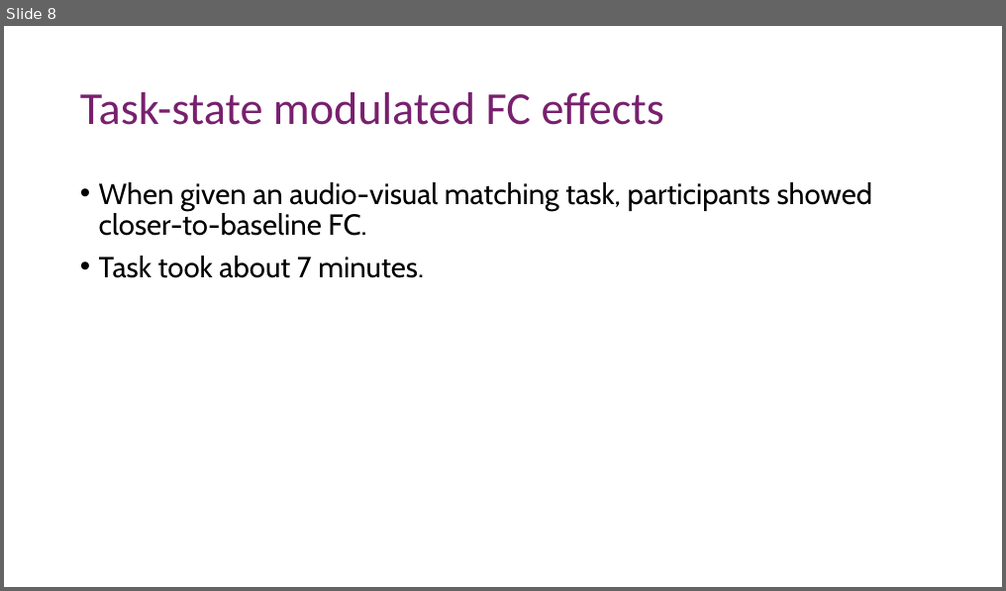
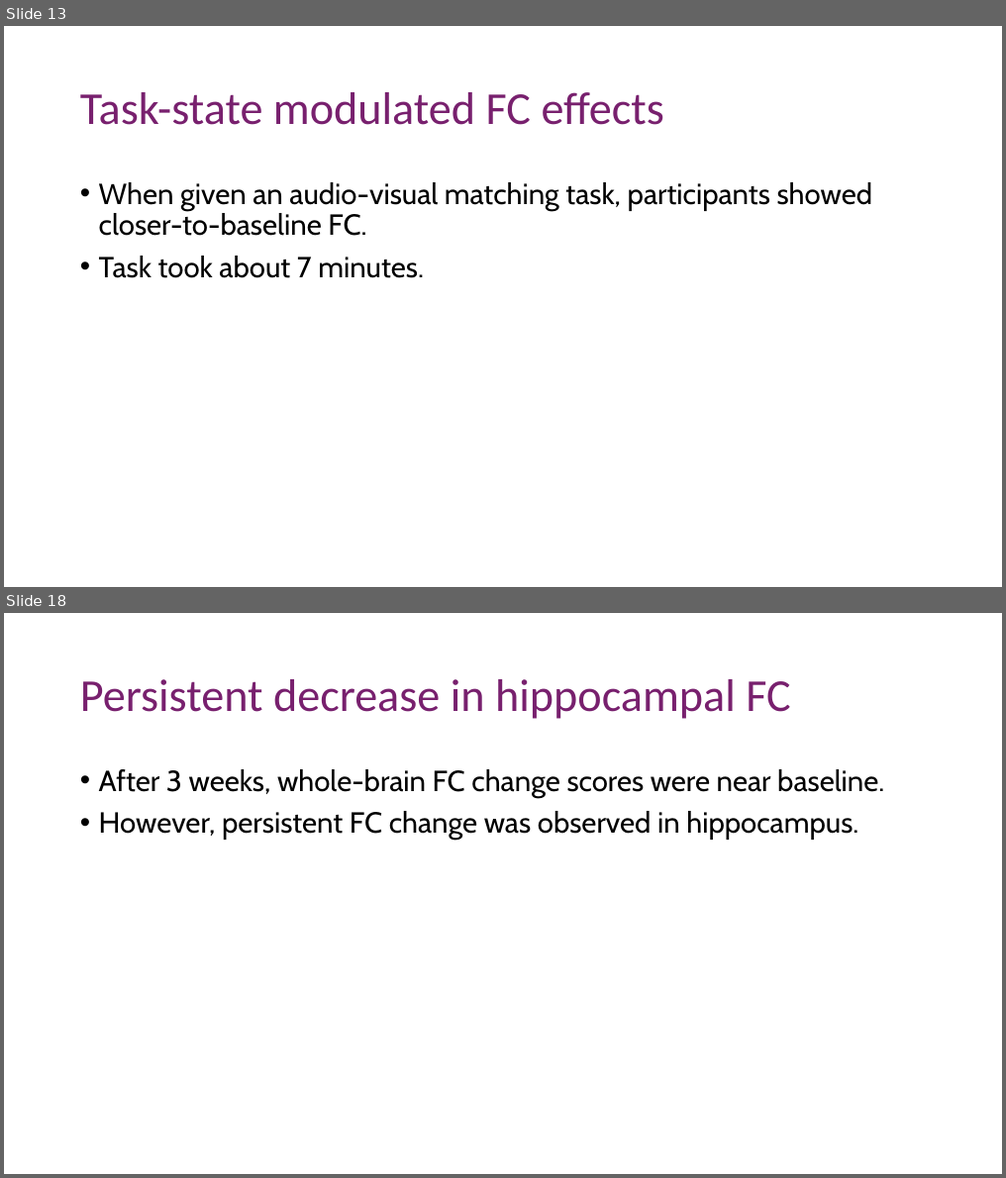
Before and after one commit to nghess/cnjc, a slide deck: psilocybin_fc/siegel_etal_2024.pptx. Shown one above the other, each under a label of ours: slide 8 before the commit, slides 13 and 18 after it; the slides between them are not shown. The pictures are 1006x591 and 1006x1178 pixels, drawn with LibreOffice and Linux fonts; fonts in the diff are those of the drawing. Boxes give left, top, right and bottom in pixels: in the first picture for what was removed or moved away, otherwise in the second. Text is boxed around its words. In the diff, an @@ line names an element or a change of style, - is before the commit and + after.

```diff
--- a/psilocybin_fc/siegel_etal_2024.pptx
+++ b/psilocybin_fc/siegel_etal_2024.pptx
@@ slide 18 added at [4, 613, 1002, 1174], background #FFFFFF @@
@@ title added at [80, 679, 790, 719], 44 pt, text #78206E @@
+Persistent decrease in hippocampal FC
@@ text added at [99, 769, 884, 840], 28 pt, text #000000 @@
+• After 3 weeks, whole-brain FC change scores were near baseline.
+• However, persistent FC change was observed in hippocampus.
@@ what was slide 8 is now slide 13 @@
```
Also in this commit, not shown: 6 slides changed, 11 other slides added, 1 slide removed, 9 other files.
